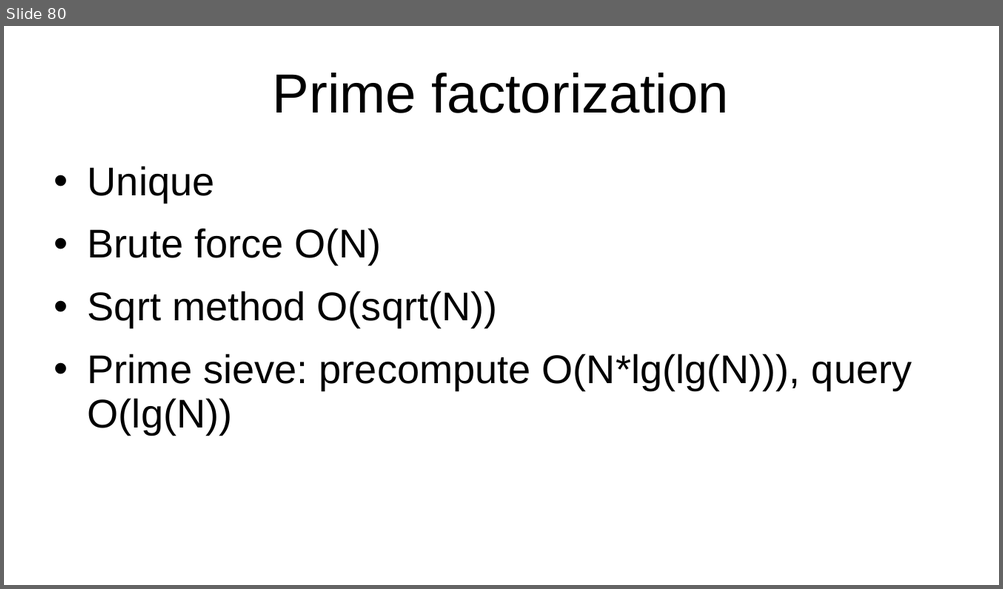
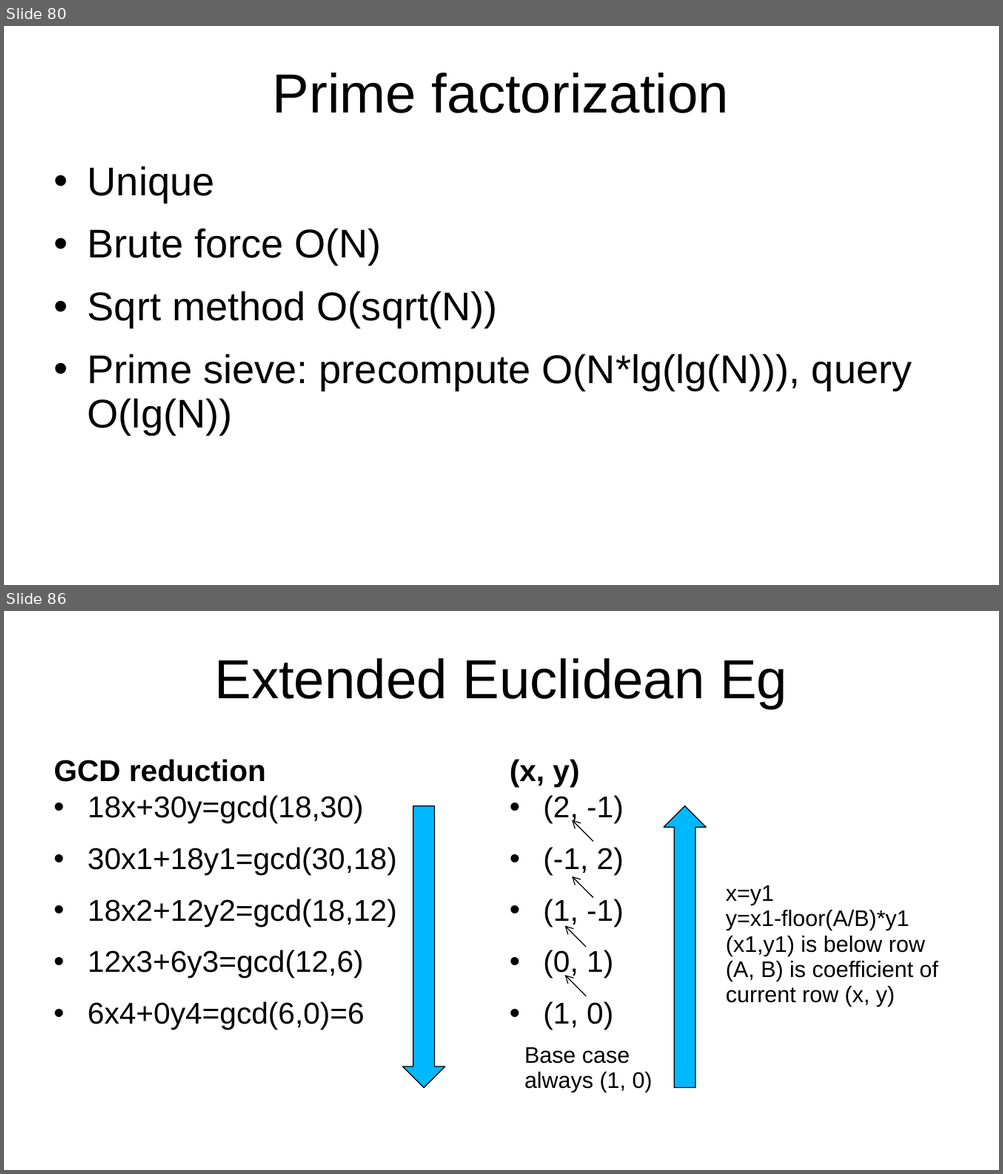
Before and after one commit to kindaichinisan/CompetitiveProgramming, a slide deck: MyCode/competitive_programming.ppt. Shown one above the other, each under a label of ours: slide 80 before the commit, slides 80 and 86 after it; the slides between them are not shown. The pictures are 1003x589 and 1003x1174 pixels, drawn with LibreOffice and Linux fonts; fonts in the diff are those of the drawing. Boxes give left, top, right and bottom in pixels: in the first picture for what was removed or moved away, otherwise in the second. Text is boxed around its words. In the diff, an @@ line names an element or a change of style, - is before the commit and + after.

```diff
--- a/MyCode/competitive_programming.ppt
+++ b/MyCode/competitive_programming.ppt
@@ slide 86 added at [4,611,999,1170], background #FFFFFF @@
@@ title added at [214,658,787,709], 44 pt, text #000000 @@
+Extended Euclidean Eg
@@ text added at [54,759,266,782], 24 pt, text #000000, bold @@
+GCD reduction
@@ text added at [509,759,579,787], 24 pt, text #000000, bold @@
+(x, y)
@@ text added at [88,795,397,1030], 24 pt, text #000000 @@
+• 18x+30y=gcd(18,30)
+• 30x1+18y1=gcd(30,18)
+• 18x2+12y2=gcd(18,12)
+• 12x3+6y3=gcd(12,6)
+• 6x4+0y4=gcd(6,0)=6
@@ down arrow added at [403,806,445,1088], fill #00B8FF, outline #000000 0.74 pt @@
@@ text added at [543,795,623,1030], 24 pt, text #000000 @@
+• (2, -1)
+• (-1, 2)
+• (1, -1)
+• (0, 1)
+• (1, 0)
@@ down arrow added at [664,806,706,1088], fill #00B8FF, outline #000000 0.74 pt @@
@@ arrow added from (593, 841) to (572, 820), #000000 0.74 pt @@
@@ arrow added from (593, 898) to (572, 877), #000000 0.74 pt @@
@@ text added at [726,886,938,1007], 18 pt, text #000000 @@
+x=y1
+y=x1-floor(A/B)*y1
+(x1,y1) is below row
+(A, B) is coefficient of current row (x, y)
@@ arrow added from (586, 948) to (564, 926), #000000 0.74 pt @@
@@ arrow added from (586, 997) to (564, 976), #000000 0.74 pt @@
@@ text added at [524,1048,652,1093], 18 pt, text #000000 @@
+Base case always (1, 0)
```
Also in this commit, not shown: 2 slides changed, 6 other slides added, 2 other files.
